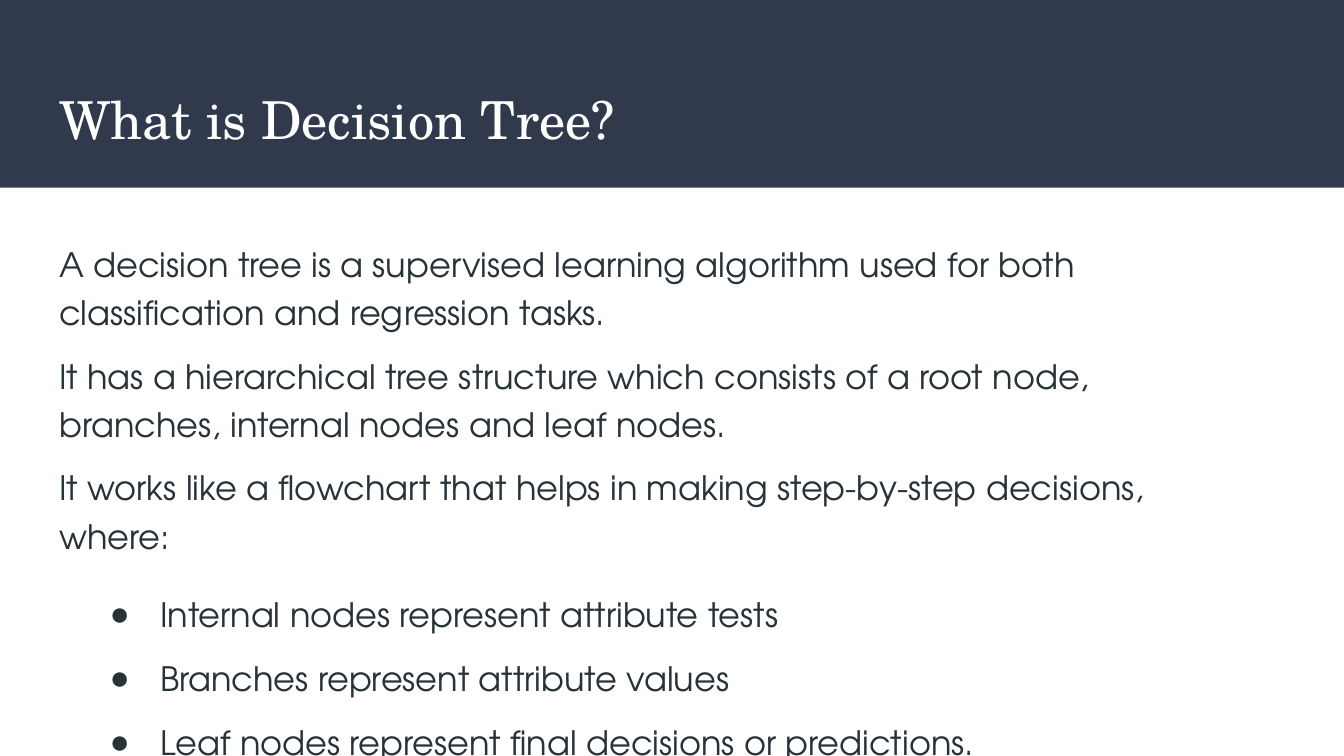
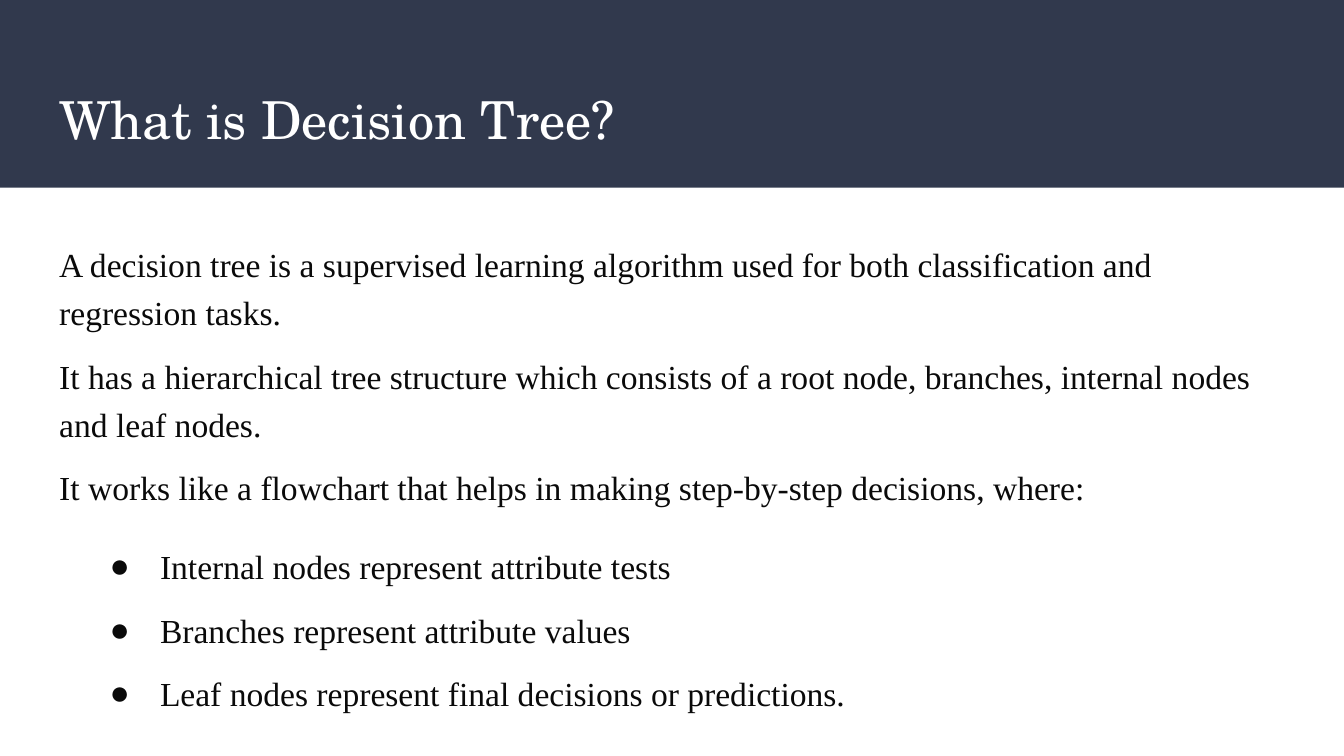
Before and after one commit to AlishaPandey21/Python, a slide deck: slide 2 of Python2_T2/Decision_Tree.pptx. Drawn at 1344x756 pixels with LibreOffice and Linux fonts; fonts in the diff are those of the drawing. Boxes give left, top, right and bottom in pixels: in the first picture for what was removed or moved away, otherwise in the second. Text is boxed around its words. In the diff, an @@ line names an element or a change of style, - is before the commit and + after.

```diff
--- a/Python2_T2/Decision_Tree.pptx
+++ b/Python2_T2/Decision_Tree.pptx
@@ text "A decision tree is a ..." at (x1=59, y1=253, x2=1250, y2=713): font TeX Gyre Adventor to Times New Roman, text colour #273239 to #0A0A0A; bullet colour #273239 to #0A0A0A @@
```
Also in this commit, not shown: 5 other slides changed, 4 other files.
